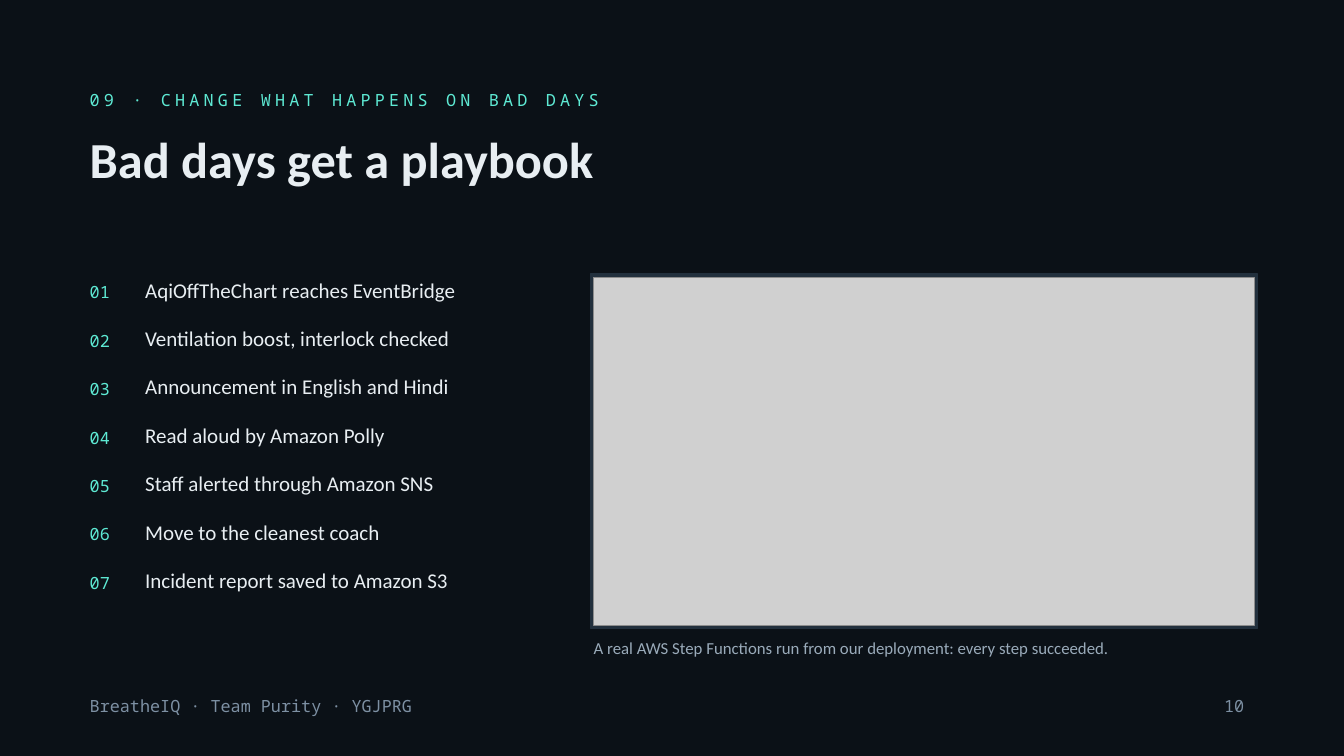
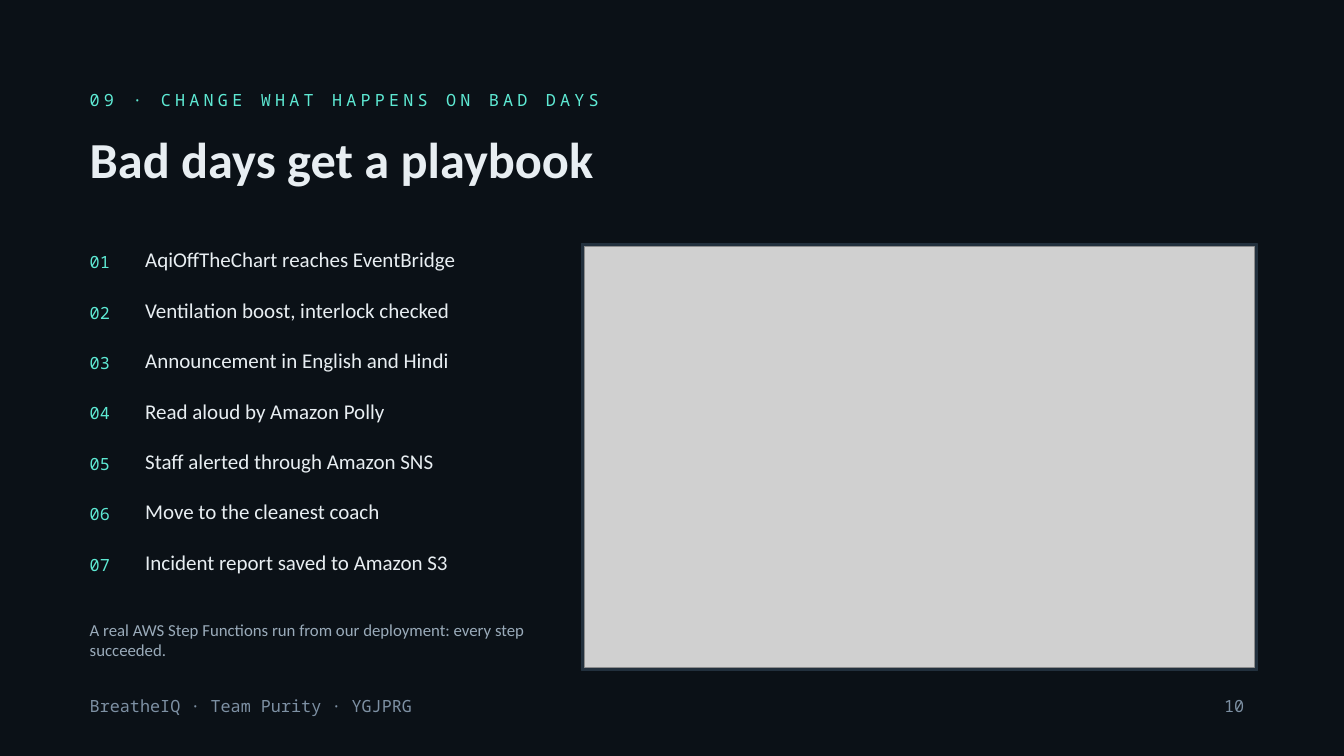
Before and after one commit to prayag-1771/BreatheIQ, a slide deck: slide 10 of docs/BreatheIQ-Team-Purity.pptx. Drawn at 1344x756 pixels with LibreOffice and Linux fonts; fonts in the diff are those of the drawing; grey boxes stand for pictures. Boxes give left, top, right and bottom in pixels: in the first picture for what was removed or moved away, otherwise in the second. Text is boxed around its words. In the diff, an @@ line names an element or a change of style, - is before the commit and + after.

Commit message:
Add the hardware prototype photo, sharper screenshots and the video demo
README: links to the YouTube demo and the live deployment at the top, a clickable video thumbnail, the labelled prototype photo with its parts, and full-width 3x screenshots of the live dashboard. Presentation: a prototype slide built on the photo, larger 3x screenshots on their own slides, and the video link on the closing slide.

```diff
--- a/docs/BreatheIQ-Team-Purity.pptx
+++ b/docs/BreatheIQ-Team-Purity.pptx
@@ text "01": place and size @@
-text "01" at [90, 286, 110, 298]
+text "01" at [90, 256, 110, 268]
@@ text "AqiOffTheChart reaches EventBridge": place and size @@
-text "AqiOffTheChart reaches EventBridge" at [145, 283, 455, 302]
+text "AqiOffTheChart reaches EventBridge" at [145, 252, 455, 271]
@@ rectangle: place and size @@
-rectangle at [591, 274, 1257, 629]
+rectangle at [582, 244, 1258, 670]
@@ picture: place and size @@
-picture at [594, 277, 1254, 626]
+picture at [585, 247, 1255, 667]
@@ text "Ventilation boost, interlock checked": place and size @@
-text "Ventilation boost, interlock checked" at [145, 331, 448, 349]
+text "Ventilation boost, interlock checked" at [145, 303, 448, 321]
@@ text "02": place and size @@
-text "02" at [90, 335, 110, 347]
+text "02" at [90, 307, 110, 319]
@@ text "03": place and size @@
-text "03" at [90, 383, 110, 395]
+text "03" at [90, 357, 110, 369]
@@ text "Announcement in English and Hindi": place and size @@
-text "Announcement in English and Hindi" at [145, 379, 449, 398]
+text "Announcement in English and Hindi" at [145, 353, 449, 372]
@@ text "04": place and size @@
-text "04" at [90, 432, 110, 444]
+text "04" at [90, 407, 110, 419]
@@ text "Read aloud by Amazon Polly": place and size @@
-text "Read aloud by Amazon Polly" at [145, 428, 385, 447]
+text "Read aloud by Amazon Polly" at [145, 404, 385, 423]
@@ text "Staff alerted through Amazon SNS": place and size @@
-text "Staff alerted through Amazon SNS" at [145, 476, 433, 495]
+text "Staff alerted through Amazon SNS" at [145, 454, 433, 473]
@@ 3 texts: place and size @@
-3 texts at [90, 480, 110, 589]
+3 texts at [90, 458, 110, 571]
@@ text "Move to the cleanest coach": place and size @@
-text "Move to the cleanest coach" at [145, 525, 380, 540]
+text "Move to the cleanest coach" at [145, 504, 380, 519]
@@ text "Incident report saved to Amazon ...": place and size @@
-text "Incident report saved to Amazon ..." at [145, 573, 447, 592]
+text "Incident report saved to Amazon ..." at [145, 555, 447, 574]
@@ text "A real AWS Step Functions ..." rewrapped from [594, 642, 1108, 657] to [90, 624, 524, 656] @@
```
Also in this commit, not shown: 3 other slides changed, 4 slides added, 2 slides removed, 8 other files.
